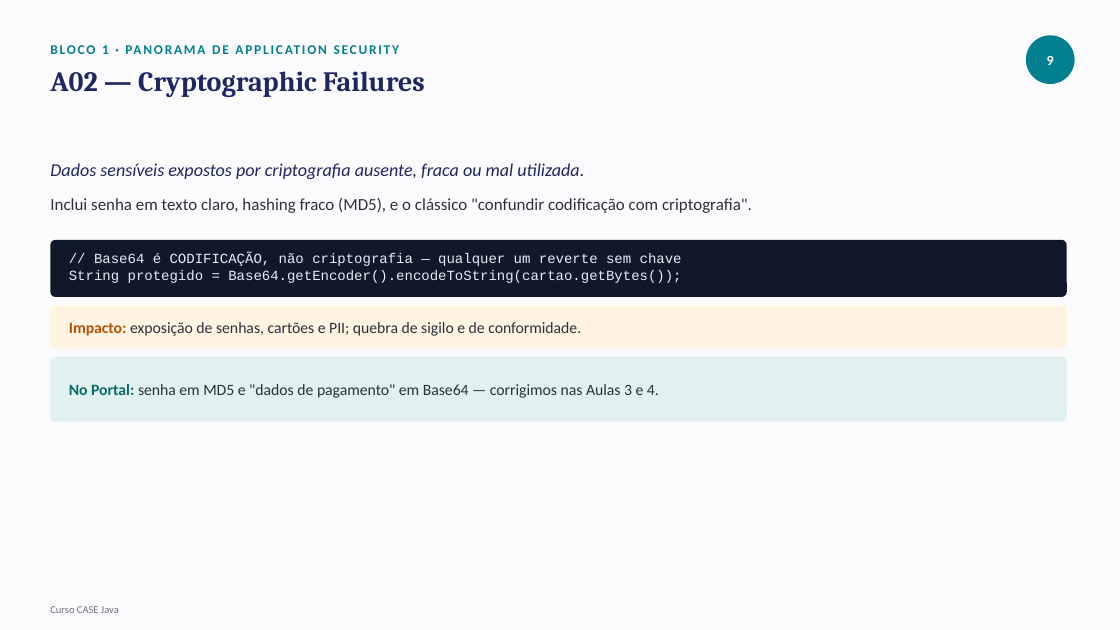
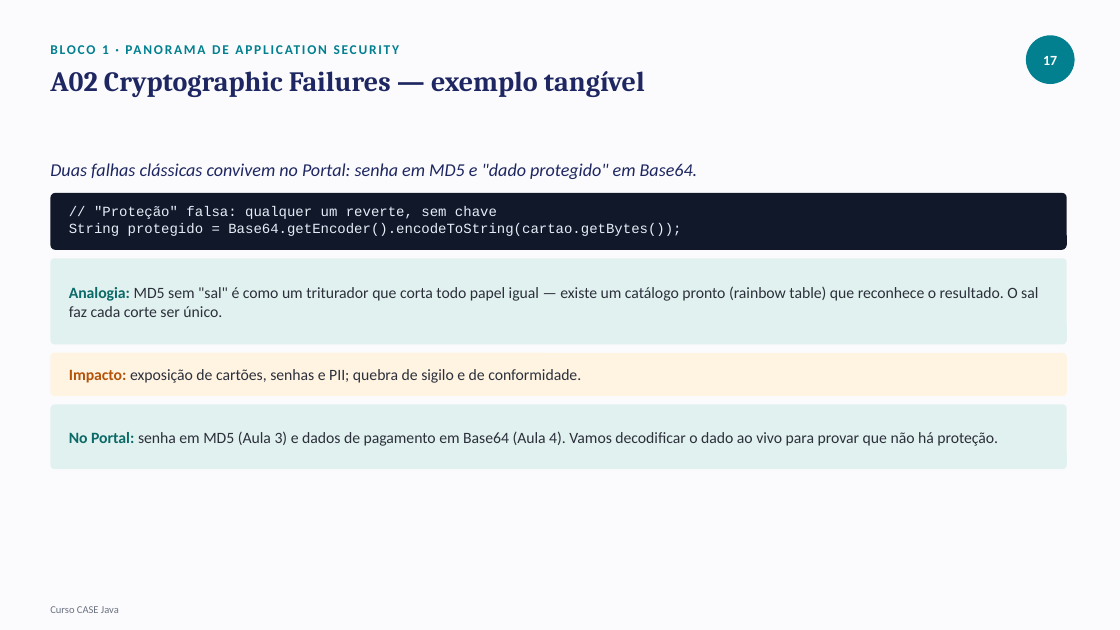
Before and after one commit to tiagocanatelliretechers/curso-case-java, a slide deck: slide 18 of materiais/aula-1/conteudo-aula-1.pptx (slide 10 before the commit). Drawn at 1120x630 pixels with LibreOffice and Linux fonts; fonts in the diff are those of the drawing. Boxes give left, top, right and bottom in pixels: in the first picture for what was removed or moved away, otherwise in the second. Text is boxed around its words. In the diff, an @@ line names an element or a change of style, - is before the commit and + after.

```diff
--- a/materiais/aula-1/conteudo-aula-1.pptx
+++ b/materiais/aula-1/conteudo-aula-1.pptx
@@ text at (x1=1043, y1=56, x2=1057, y2=65): text changed @@
-9
+17
@@ text at (x1=50, y1=71, x2=645, y2=97): text changed @@
-A02 — Cryptographic Failures
+A02 Cryptographic Failures — exemplo tangível
@@ text at (x1=50, y1=163, x2=698, y2=179): text changed @@
-Dados sensíveis expostos por criptografia ausente, fraca ou mal utilizada.
+Duas falhas clássicas convivem no Portal: senha em MD5 e "dado protegido" em Base64.
@@ rounded rectangle moved from (x1=50, y1=239, x2=1067, y2=297) to (x1=50, y1=192, x2=1067, y2=250) @@
@@ text removed at (x1=50, y1=198, x2=752, y2=213) @@
-Inclui senha em texto claro, hashing fraco (MD5), e o clássico "confundir codificação com criptografia".
@@ text "// "Proteção" falsa: qualquer um ..." moved from (x1=69, y1=253, x2=682, y2=283) to (x1=69, y1=206, x2=681, y2=236) @@
@@ text at (x1=94, y1=206, x2=497, y2=219): text changed @@
-// Base64 é CODIFICAÇÃO, não criptografia — qualquer um reverte sem chave
+// "Proteção" falsa: qualquer um reverte, sem chave
@@ rounded rectangle added at (x1=50, y1=259, x2=1067, y2=344), fill #E1F1EF @@
@@ text added at (x1=69, y1=286, x2=1038, y2=317), 13.5 pt, text #2B303B @@
+Analogia: MD5 sem "sal" é como um triturador que corta todo papel igual — existe um catálogo pronto (rainbow table) que reconhece o resultado. O sal faz cada corte ser único.
@@ rounded rectangle moved from (x1=50, y1=305, x2=1067, y2=349) to (x1=50, y1=353, x2=1067, y2=397) @@
@@ text at (x1=69, y1=369, x2=581, y2=383): text changed @@
-Impacto: exposição de senhas, cartões e PII; quebra de sigilo e de conformidade.
+Impacto: exposição de cartões, senhas e PII; quebra de sigilo e de conformidade.
@@ rounded rectangle moved from (x1=50, y1=357, x2=1067, y2=422) to (x1=50, y1=405, x2=1067, y2=470) @@
@@ text at (x1=69, y1=431, x2=998, y2=446): text changed @@
-No Portal: senha em MD5 e "dados de pagamento" em Base64 — corrigimos nas Aulas 3 e 4.
+No Portal: senha em MD5 (Aula 3) e dados de pagamento em Base64 (Aula 4). Vamos decodificar o dado ao vivo para provar que não há proteção.
```
Also in this commit, not shown: 31 other slides changed, 22 slides added, 5 slides removed, 1 other file.
